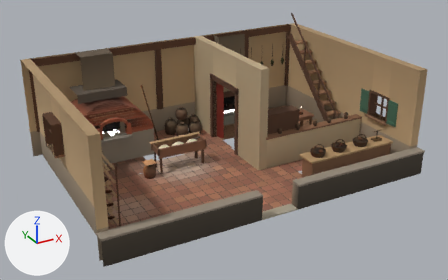
The glTF model aethelgard/zonas3d/barrio/modelos/int_horno.glb: old version first, new version second.
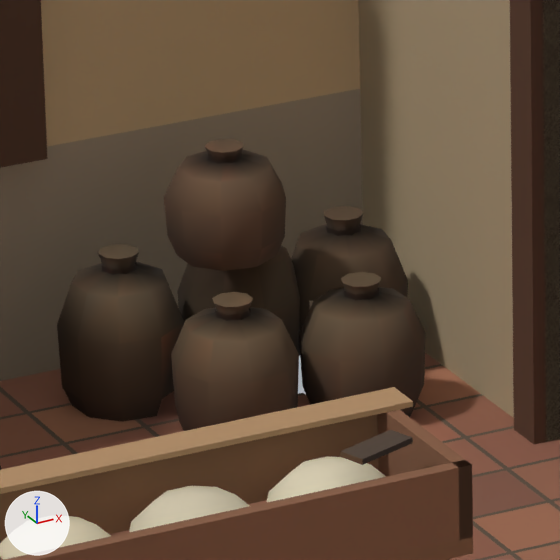
Each version is shown whole from a camera (50 mm lens) standing at (-3.86, -19.92, 9.01) and looking at (4.92, -3.96, 1.03), then close up on the part from 35% to 48% of the width and 33% to 53% of the height. The axes (+X, +Y, +Z) are drawn at lower left. The lights are the same throughout. The older version's two pictures come first. Vertices at exactly the same position are counted once.

Before the edit, the objects in view are built like this:
```python
me_fijo = bpy.data.meshes.new('fijo')
me_fijo.from_pydata(...)  # 2937 vertices, 3991 faces; spans x -0.32..10.32, y -7.32..0.3, z -0.08..4.12
# faces by material slot: [68, 802, 74, 132, 2809, 2, 104]
me_fijo.materials.append(mat_revoque)
me_fijo.materials.append(mat_madera)
me_fijo.materials.append(mat_sillar)
me_fijo.materials.append(mat_tela)
me_fijo.materials.append(mat_barro)
me_fijo.materials.append(mat_hierro)
me_fijo.materials.append(mat_brillo)
me_piezas = bpy.data.meshes.new('piezas')
me_piezas.from_pydata(...)  # 2106 vertices, 2843 faces; spans x 0.05..9.48, y -6.46..-0.16, z -0.01..3.15
# faces by material slot: [170, 1191, 1425, 57]
me_piezas.materials.append(mat_madera)
me_piezas.materials.append(mat_tela)
me_piezas.materials.append(mat_barro)
me_piezas.materials.append(mat_hierro)
ob_fijo = bpy.data.objects.new('fijo', me_fijo)
ob_fijo.location = (0.0, 0.0, 0.0)
ob_piezas = bpy.data.objects.new('piezas', me_piezas)
ob_piezas.location = (0.0, 0.0, 0.0)
```
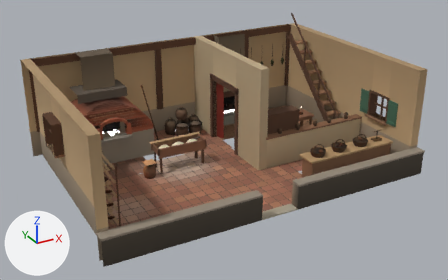
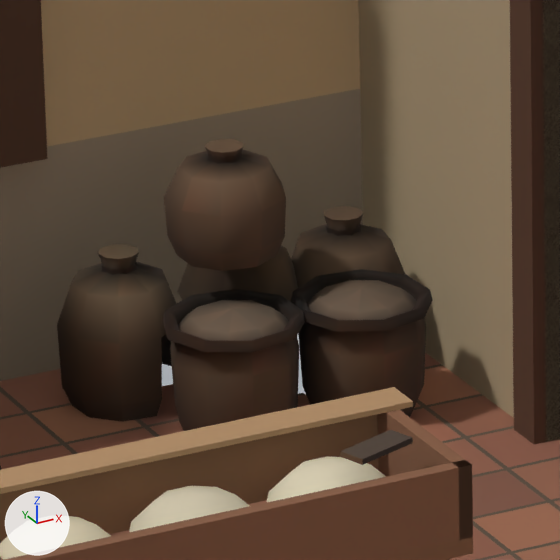
The change, as a diff of the scene's bpy script:
```diff
--- a/aethelgard/zonas3d/barrio/modelos/int_horno.glb.py
+++ b/aethelgard/zonas3d/barrio/modelos/int_horno.glb.py
@@ me_piezas @@
 # used by ob_piezas; location = (0.0, 0.0, 0.0)
-me_piezas.from_pydata(...)  # 2106 vertices, 2843 faces; spans x 0.05..9.48, y -6.46..-0.16, z -0.01..3.15
+me_piezas.from_pydata(...)  # 2109 vertices, 2849 faces; spans x 0.05..9.48, y -6.46..-0.16, z -0.01..3.15
+# me_piezas part 1: a new loose piece of 19 vertices spanning x 4.69..5.12, y -1.07..-0.63, z 0.41..0.49, in mat_tela
+# me_piezas part 2: a new loose piece of 19 vertices spanning x 5.19..5.62, y -1.12..-0.68, z 0.41..0.49, in mat_tela
+# me_piezas part 3: the loose piece of 14 vertices spanning x 4.83..4.97, y -0.92..-0.8, z 0.45..0.49 is deleted
+# me_piezas part 4: the loose piece of 14 vertices spanning x 5.33..5.47, y -0.97..-0.85, z 0.45..0.49 is deleted
+# me_piezas part 5
+# 23 vertices are removed from x 4.84..5.51, y -0.96..-0.26, z 0.08..0.52
+# 68 faces are deleted
+# 10 vertices in x 4.66..5.63, y -1.14..-0.7, z 0.29 move by (0.0, 0.0, 0.02)
+# 46 vertices move from x 4.72..5.62, y -1.08..-0.69, z 0.29..0.52 to x 4.63..5.65, y -1.16..-0.59, z 0.31..0.46
+# 16 vertices are added at x 4.69..5.66, y -1.12..-0.61, z 0.31..0.44
+# 44 new faces join them, mat_tela
+# me_piezas part 6: 367 kept faces spanning x 0.08..9.48, y -6.46..-0.2, z -0.01..2.45 get new vertex colours; the middle colour goes from brown #623918 to brown #5c3315
 me_piezas.materials.append(mat_madera)
```

Where the change shows, as pixel boxes (x1, y1, x2, y2) in the close-ups (560 x 560 px; the box of a moved part takes in the faces that stretch with it):
'piezas', reshaped
    before: (0, 139, 426, 470)
    after: (0, 139, 433, 470)
part 1 of me_piezas, added (brown)
    after: (178, 300, 289, 341)
part 2 of me_piezas, added (brown)
    after: (307, 280, 416, 320)
part 3 of me_piezas, deleted
    before: (215, 309, 251, 321)
part 4 of me_piezas, deleted
    before: (344, 287, 379, 300)
part 5 of me_piezas, moved or reshaped
    before: (161, 272, 381, 399)
    after: (163, 276, 433, 352)
part 6 of me_piezas, edited (looks the same)
    both: (57, 139, 415, 426)
